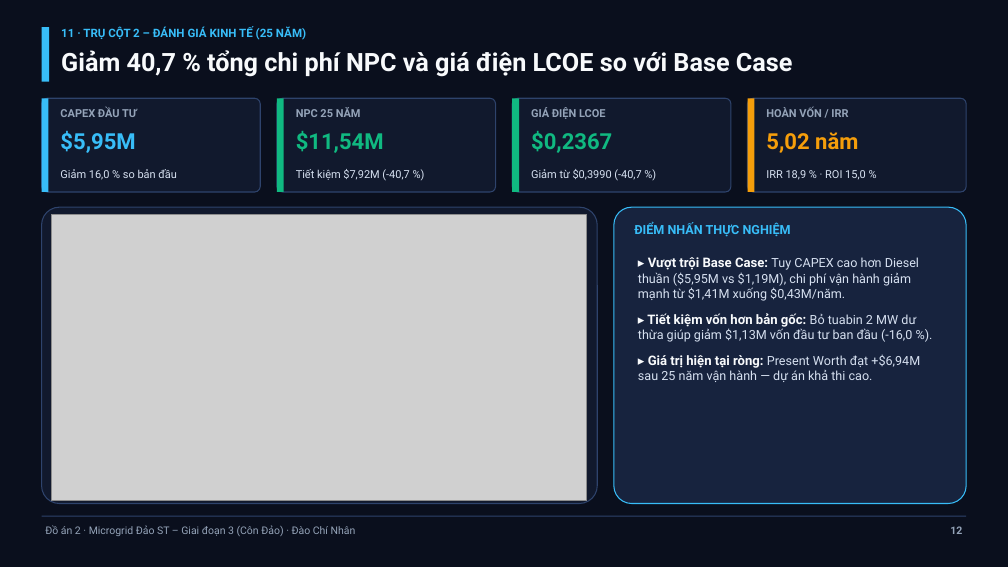
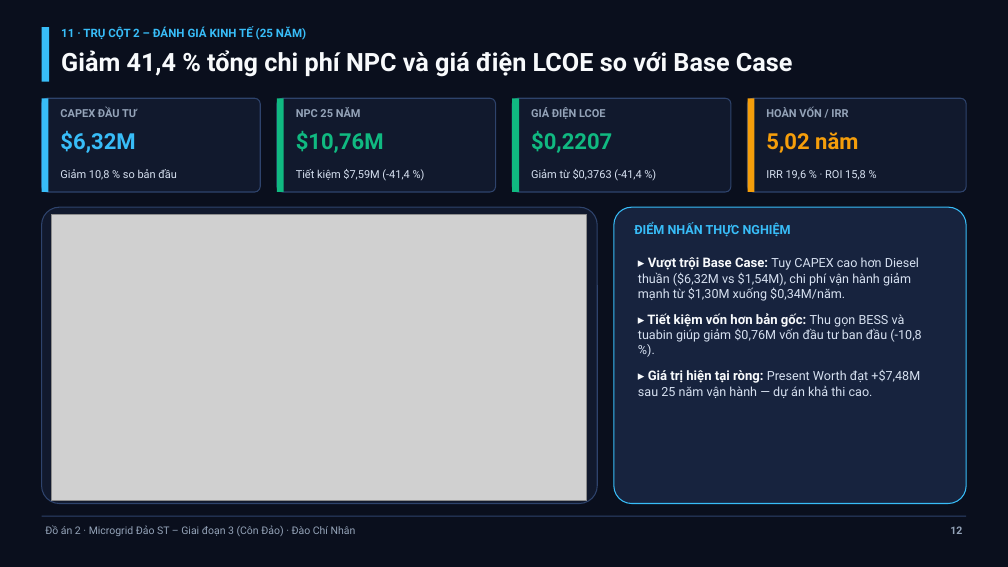
Before and after one commit to huongpro123/DoAn2_Microgrid_ConDao_ChiNhan, a slide deck: slide 12 of HO_SO_NOP_BAO_CAO_CHINH_THUC/07_Slide_Thuyet_Trinh_15_Trang_ST_Giai_Doan_3.pptx. Drawn at 1008x567 pixels with LibreOffice and Linux fonts; fonts in the diff are those of the drawing; grey boxes stand for pictures. Boxes give left, top, right and bottom in pixels: in the first picture for what was removed or moved away, otherwise in the second. Text is boxed around its words. In the diff, an @@ line names an element or a change of style, - is before the commit and + after.

```diff
--- a/HO_SO_NOP_BAO_CAO_CHINH_THUC/07_Slide_Thuyet_Trinh_15_Trang_ST_Giai_Doan_3.pptx
+++ b/HO_SO_NOP_BAO_CAO_CHINH_THUC/07_Slide_Thuyet_Trinh_15_Trang_ST_Giai_Doan_3.pptx
@@ text at bbox=[61, 50, 793, 77]: text changed @@
-Giảm 40,7 % tổng chi phí NPC và giá điện LCOE so với Base Case
+Giảm 41,4 % tổng chi phí NPC và giá điện LCOE so với Base Case
@@ text at bbox=[60, 131, 135, 153]: text changed @@
-$5,95M
+$6,32M
@@ text at bbox=[296, 131, 384, 153]: text changed @@
-$11,54M
+$10,76M
@@ text at bbox=[531, 131, 612, 153]: text changed @@
-$0,2367
+$0,2207
@@ text at bbox=[60, 169, 177, 180]: text changed @@
-Giảm 16,0 % so bản đầu
+Giảm 10,8 % so bản đầu
@@ text at bbox=[296, 169, 409, 181]: text changed @@
-Tiết kiệm $7,92M (-40,7 %)
+Tiết kiệm $7,59M (-41,4 %)
@@ text at bbox=[531, 169, 641, 181]: text changed @@
-Giảm từ $0,3990 (-40,7 %)
+Giảm từ $0,3763 (-41,4 %)
@@ text at bbox=[766, 170, 866, 180]: text changed @@
-IRR 18,9 % · ROI 15,0 %
+IRR 19,6 % · ROI 15,8 %
@@ text at bbox=[638, 257, 921, 398]: text changed @@
-▸ Vượt trội Base Case: Tuy CAPEX cao hơn Diesel thuần ($5,95M vs $1,19M), chi phí vận hành giảm mạnh từ $1,41M xuống $0,43M/năm.
-▸ Tiết kiệm vốn hơn bản gốc: Bỏ tuabin 2 MW dư thừa giúp giảm $1,13M vốn đầu tư ban đầu (-16,0 %).
-▸ Giá trị hiện tại ròng: Present Worth đạt +$6,94M sau 25 năm vận hành — dự án khả thi cao.
+▸ Vượt trội Base Case: Tuy CAPEX cao hơn Diesel thuần ($6,32M vs $1,54M), chi phí vận hành giảm mạnh từ $1,30M xuống $0,34M/năm.
+▸ Tiết kiệm vốn hơn bản gốc: Thu gọn BESS và tuabin giúp giảm $0,76M vốn đầu tư ban đầu (-10,8 %).
+▸ Giá trị hiện tại ròng: Present Worth đạt +$7,48M sau 25 năm vận hành — dự án khả thi cao.
```
Also in this commit, not shown: 14 other slides changed, 22 other files.
